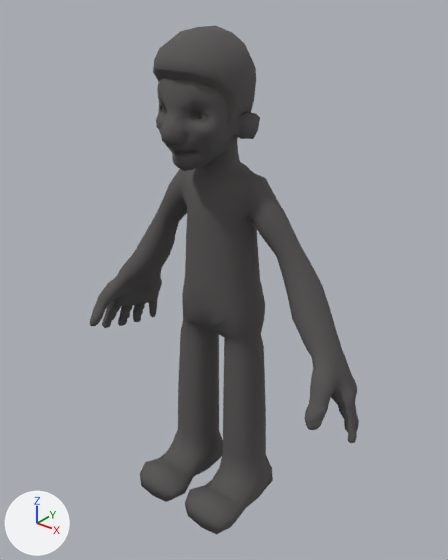
What one commit did to the glTF model art_assets/customer/customer.gltf.
One viewpoint serves both versions: a 50 mm lens placed at (1.387, -1.628, 2.046), pointed at (0.033, 0.064, 0.997). Arrows for +X, +Y and +Z are at lower left; the lights stay in place.

The first picture shows 'customer'.
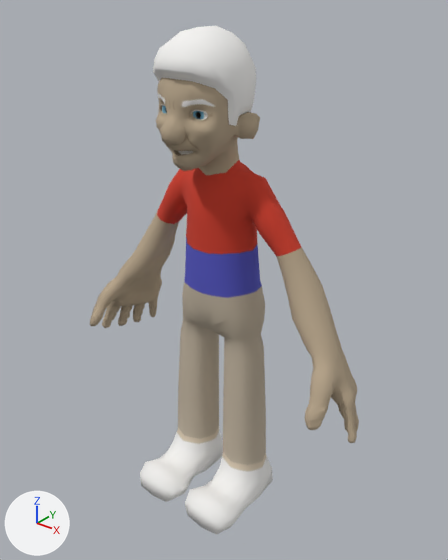
The change, as a list of edits to the scene's bpy script:
```text
Add img_customerdiffusec:
    img_customerdiffusec = load_image('customerDiffuseC', 'customerDiffuseC.png', 4096, 4096, 'sRGB')
Change mat_customermat:
    remove mat_customermat.base_color = (0.0999, 0.0941, 0.0929)  # dark grey #595656
    add mat_customermat.texture = img_customerdiffusec
```

Boxes [x1, y1, x2, y2] around the edits, measured in the pictures (448 x 560 px):
'customer', surface changed (grey to brown)
    both: [90, 25, 359, 534]
